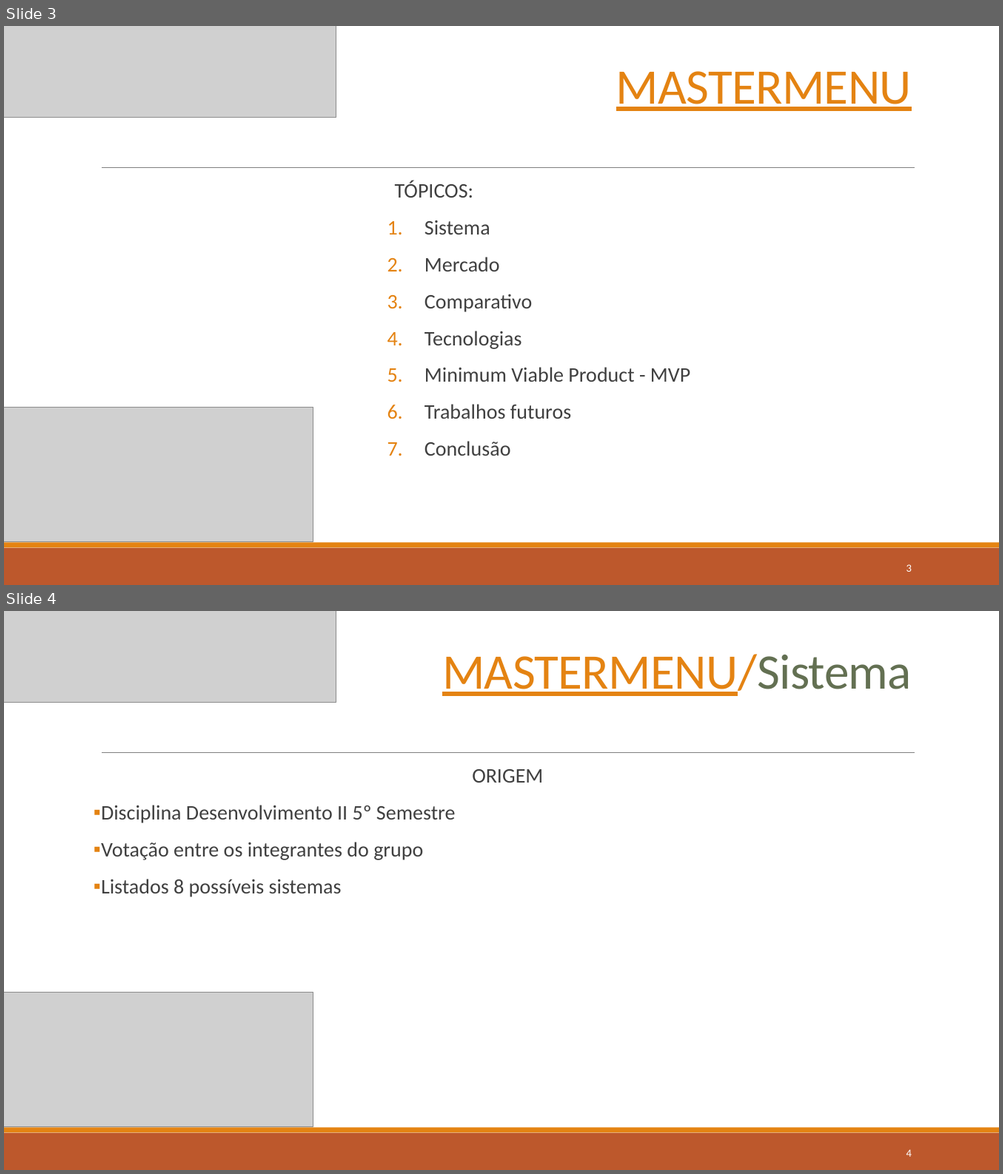
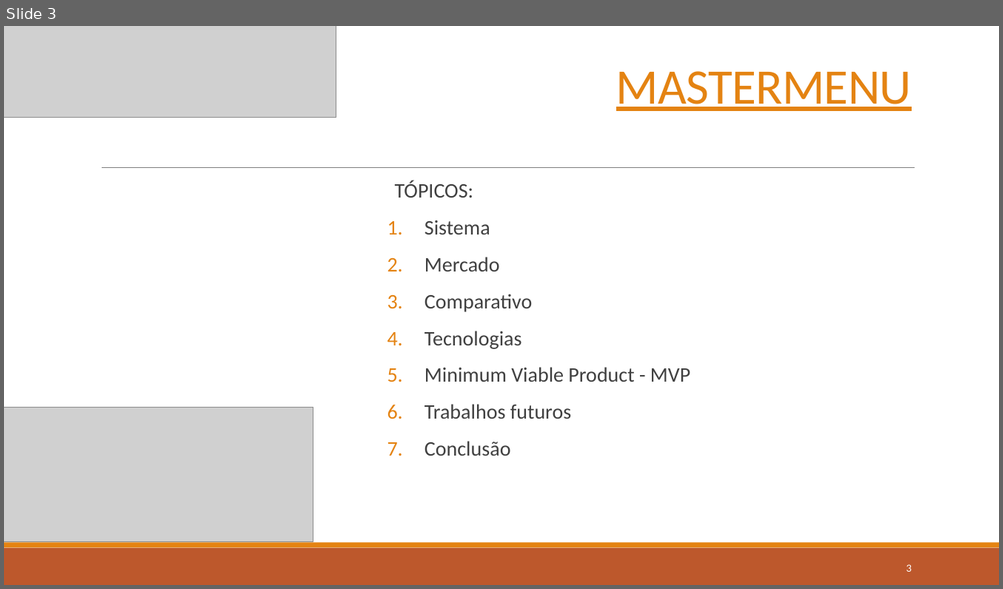
Before and after one commit to MatheusTabares/Master-menu, a slide deck: Documentos/Apresentação/Defesa Trabalho de Conclusão de Curso.pptx. Shown one above the other, each under a label of ours: slides 3 and 4 before the commit, slide 3 after it. The pictures are 1003x1174 and 1003x589 pixels, drawn with LibreOffice and Linux fonts; fonts in the diff are those of the drawing; grey boxes stand for pictures. Boxes give left, top, right and bottom in pixels: in the first picture for what was removed or moved away, otherwise in the second. Text is boxed around its words. In the diff, an @@ line names an element or a change of style, - is before the commit and + after.

```diff
--- a/Documentos/Apresentação/Defesa Trabalho de Conclusão de Curso.pptx
+++ b/Documentos/Apresentação/Defesa Trabalho de Conclusão de Curso.pptx
@@ slide 4 removed at (4, 611, 999, 1170), background #FFFFFF; not listed: 3 template elements that a slide beside it also shows @@
@@ picture removed at (4, 611, 336, 703) @@
@@ title removed at (442, 654, 911, 696) @@
-MASTERMENU/Sistema
@@ text removed at (101, 769, 543, 897) @@
-  ORIGEM
-▪ Disciplina Desenvolvimento II 5º Semestre
-▪ Votação entre os integrantes do grupo
-▪ Listados 8 possíveis sistemas
@@ picture removed at (4, 993, 313, 1128) @@
@@ page number removed at (906, 1150, 911, 1157) @@
-4
```
Also in this commit, not shown: 3 slides changed, 8 slides added, 17 other files.
